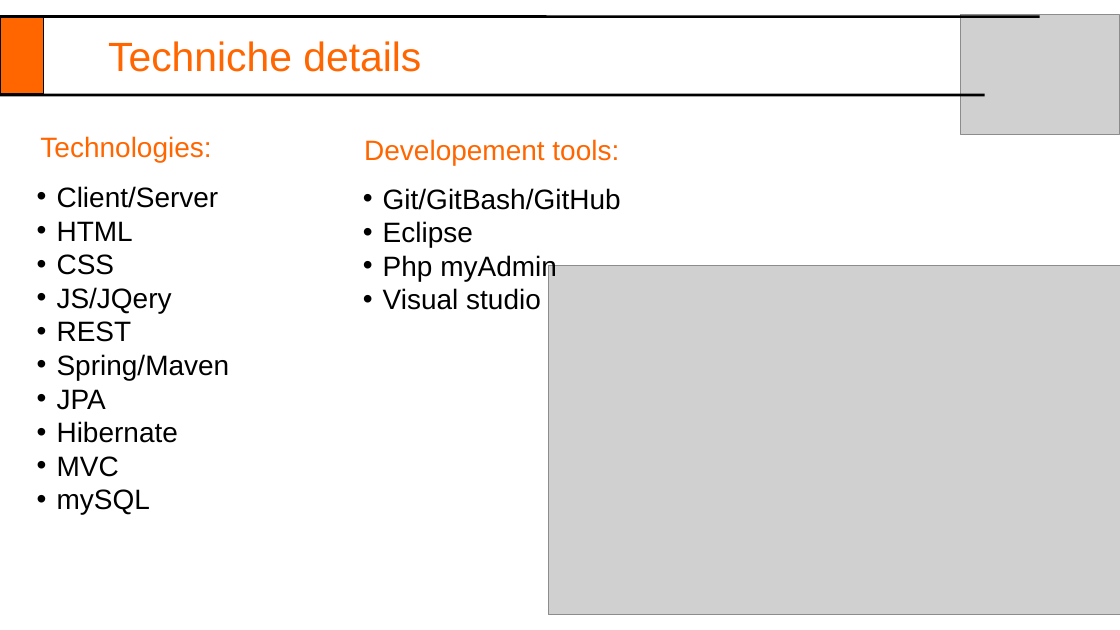
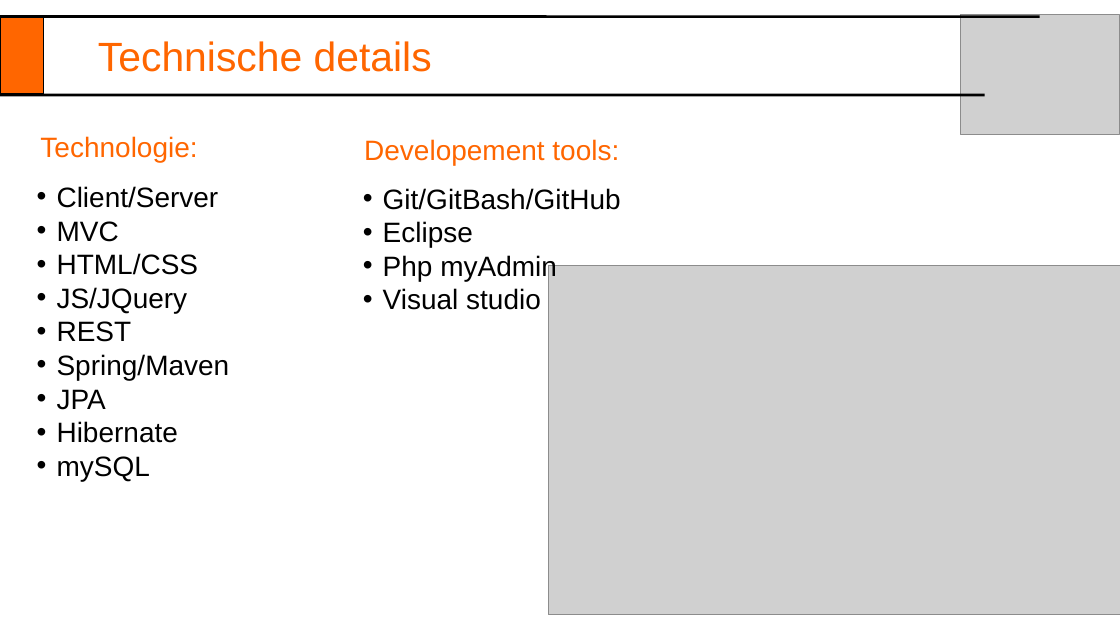
Before and after one commit to orsi1917/LabJournal, a slide deck: slide 4 of Labjournal4.ppt. Drawn at 1120x630 pixels with LibreOffice and Linux fonts; fonts in the diff are those of the drawing; grey boxes stand for pictures. Boxes give left, top, right and bottom in pixels: in the first picture for what was removed or moved away, otherwise in the second. Text is boxed around its words. In the diff, an @@ line names an element or a change of style, - is before the commit and + after.

```diff
--- a/Labjournal4.ppt
+++ b/Labjournal4.ppt
@@ text at [98, 41, 432, 72]: text changed @@
-Techniche details
+Technische details
@@ text at [40, 136, 197, 162]: text changed @@
-Technologies:
+Technologie:
@@ text at [57, 221, 199, 313]: text changed @@
-• HTML
-• CSS
-• JS/JQery
+• MVC
+• HTML/CSS
+• JS/JQuery
@@ text at [57, 456, 119, 477]: paragraph removed @@
-• MVC
```
Also in this commit, not shown: 5 other slides changed, 4 slides added, 4 slides removed.
